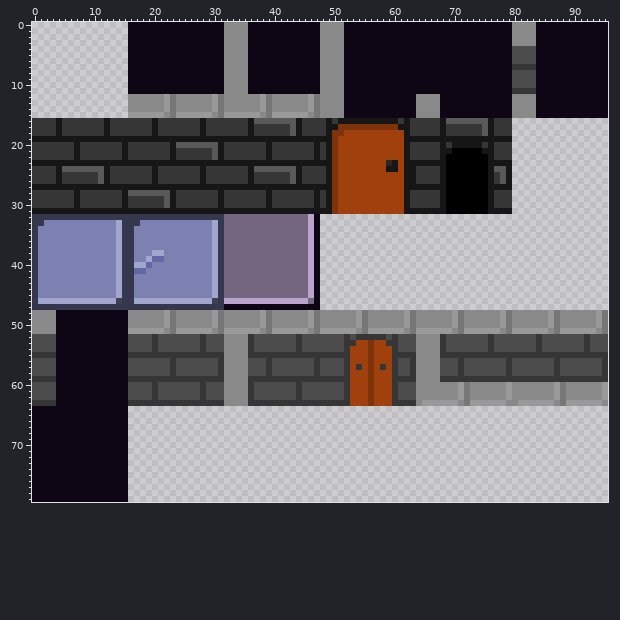
Sprite sheet, stored at sprites/spr_t_wall_tiles/da49478d-c6ee-4c92-b6eb-a3c43b4b2533.png. The first picture shows the starting point.
The file is 96x80 pixels. Colours within 5 levels of each other are drawn and written as one.
The result:
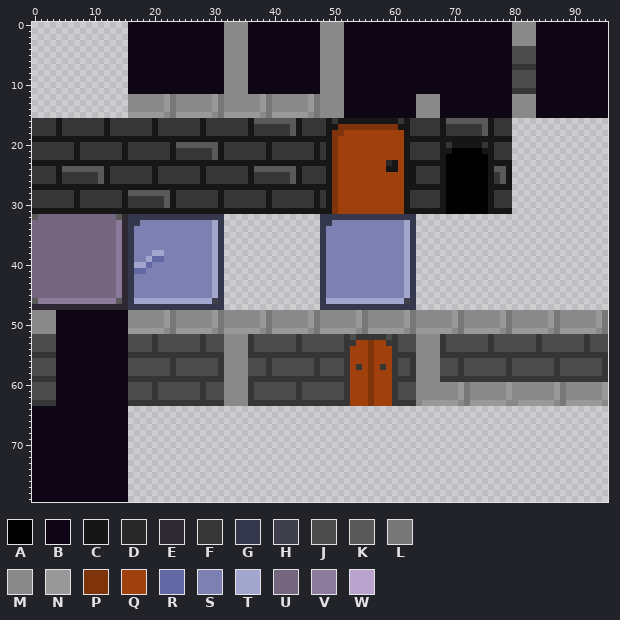
Palette (. is transparent): A #000000  B #0e0614  C #161616  D #282828  E #2e2833  F #363636  G #35374c  H #3f404b  J #4c4c4c  K #595959  L #777777  M #898989  N #999999  P #7f330a  Q #a0410d  R #6168a3  S #7c81b2  T #a3a6cc  U #74667f  V #8b7a99  W #baa3cc
The edit:
y 32: x 0..15 GGGGGGGGGGGGGGGG -> KUUUUUUUUUUUUUKE; x 32..63 UUUUUUUUUUUUUUWB................ -> ................GGGGGGGGGGGGGGGG
y 33: x 0..15 GGSSSSSSSSSSSSTG -> UUUUUUUUUUUUUUVE; x 32..63 UUUUUUUUUUUUUUWB................ -> ................GGSSSSSSSSSSSSTG
y 34..45: x 0..15 GSSSSSSSSSSSSSTG -> UUUUUUUUUUUUUUVE; x 32..63 UUUUUUUUUUUUUUWB................ -> ................GSSSSSSSSSSSSSTG
y 46: x 0..15 GTTTTTTTTTTTTTHG -> KVVVVVVVVVVVVVKE; x 32..63 WWWWWWWWWWWWWWUB................ -> ................GTTTTTTTTTTTTTHG
y 47: x 0..15 GGGGGGGGGGGGGGGG -> EEEEEEEEEEEEEEEE; x 32..63 BBBBBBBBBBBBBBBB................ -> ................GGGGGGGGGGGGGGGG
